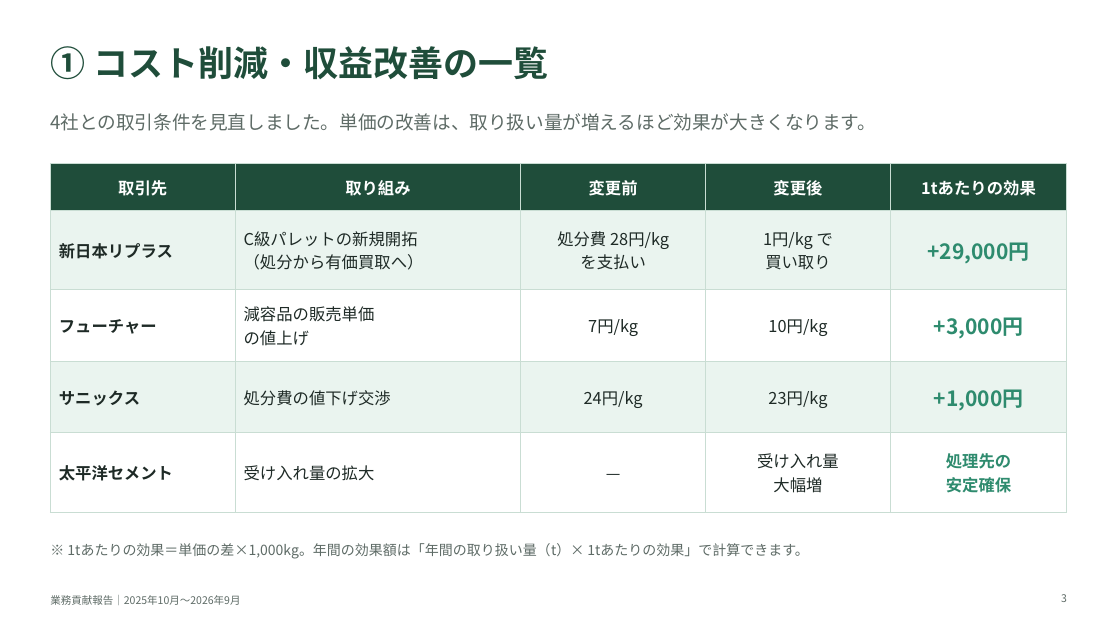
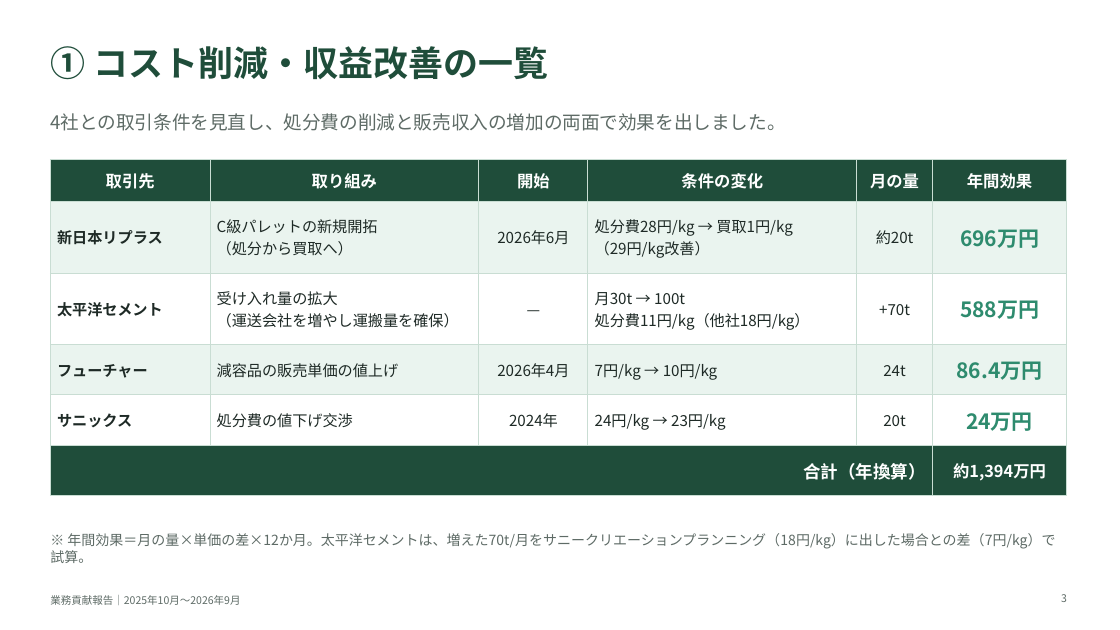
Before and after one commit to kahopapa2010/goodjob, a slide deck: slide 3 of 業務貢献報告書.pptx. Drawn at 1120x630 pixels with LibreOffice and Linux fonts; fonts in the diff are those of the drawing. Boxes give left, top, right and bottom in pixels: in the first picture for what was removed or moved away, otherwise in the second. Text is boxed around its words. In the diff, an @@ line names an element or a change of style, - is before the commit and + after.

```diff
--- a/業務貢献報告書.pptx
+++ b/業務貢献報告書.pptx
@@ text at (50,113,785,131): text changed @@
-4社との取引条件を見直しました。単価の改善は、取り扱い量が増えるほど効果が大きくなります。
+4社との取引条件を見直し、処分費の削減と販売収入の増加の両面で効果を出しました。
@@ table at (50,160,1067,485) @@
-取引先 | 取り組み | 変更前 | 変更後 | 1tあたりの効果
-新日本リプラス | C級パレットの新規開拓 / （処分から有価買取へ） | 処分費 28円/kg / を支払い | 1円/kg で / 買い取り | +29,000円
-フューチャー | 減容品の販売単価 / の値上げ | 7円/kg | 10円/kg | +3,000円
-サニックス | 処分費の値下げ交渉 | 24円/kg | 23円/kg | +1,000円
-太平洋セメント | 受け入れ量の拡大 | — | 受け入れ量 / 大幅増 | 処理先の / 安定確保
+取引先 | 取り組み | 開始 | 条件の変化 | 月の量 | 年間効果
+新日本リプラス | C級パレットの新規開拓 / （処分から買取へ） | 2026年6月 | 処分費28円/kg → 買取1円/kg / （29円/kg改善） | 約20t | 696万円
+太平洋セメント | 受け入れ量の拡大 / （運送会社を増やし運搬量を確保） | — | 月30t → 100t / 処分費11円/kg（他社18円/kg） | +70t | 588万円
+フューチャー | 減容品の販売単価の値上げ | 2026年4月 | 7円/kg → 10円/kg | 24t | 86.4万円
+サニックス | 処分費の値下げ交渉 | 2024年 | 24円/kg → 23円/kg | 20t | 24万円
+合計（年換算） |  |  |  |  | 約1,394万円
@@ table: place and size @@
-table at (50,164,1067,497)
+table at (50,160,1067,485)
@@ text at (50,533,1055,563): text changed @@
-※ 1tあたりの効果＝単価の差×1,000kg。年間の効果額は「年間の取り扱い量（t）× 1tあたりの効果」で計算できます。
+※ 年間効果＝月の量×単価の差×12か月。太平洋セメントは、増えた70t/月をサニークリエーションプランニング（18円/kg）に出した場合との差（7円/kg）で試算。
```
Also in this commit, not shown: 3 other slides changed, 1 slide added.
